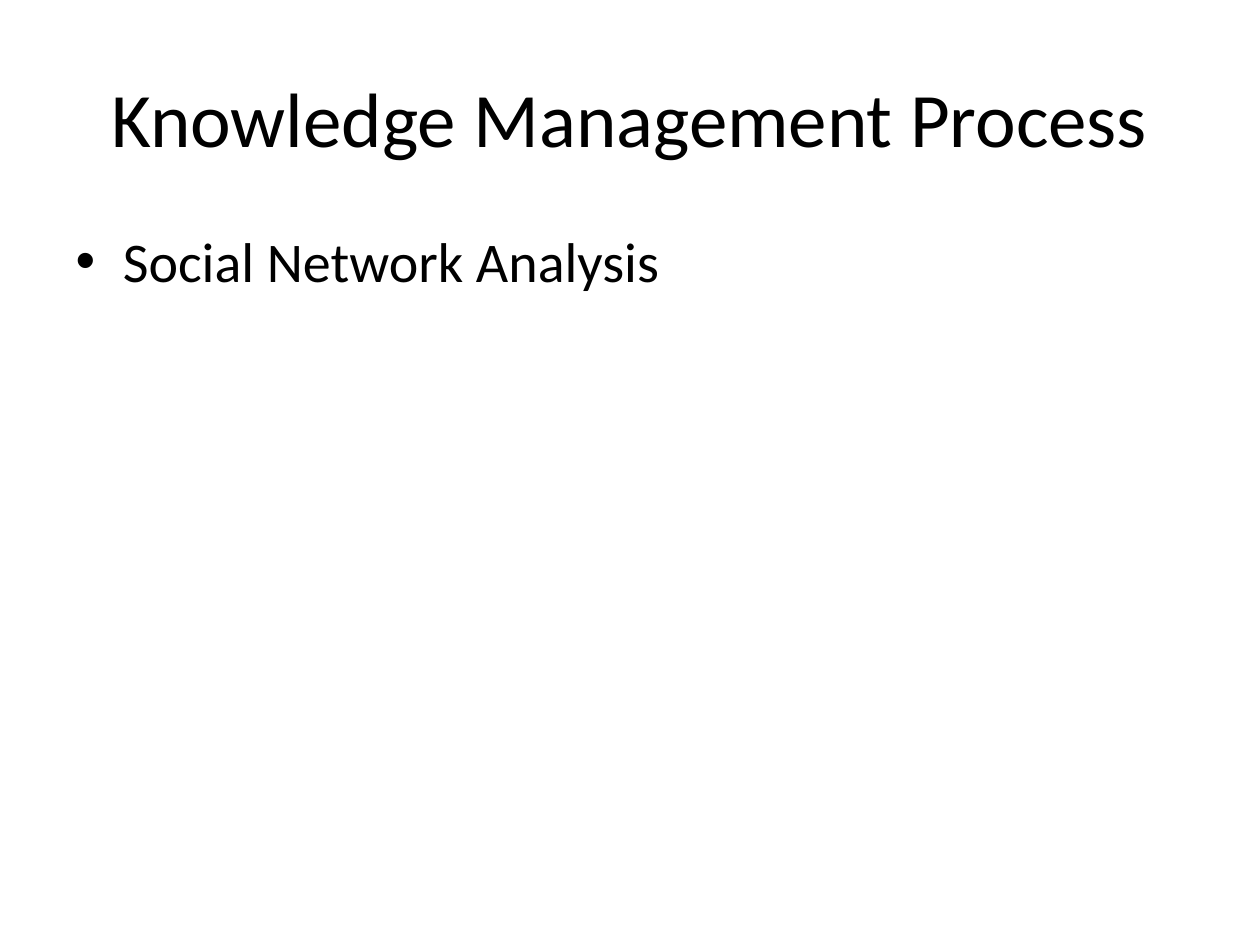
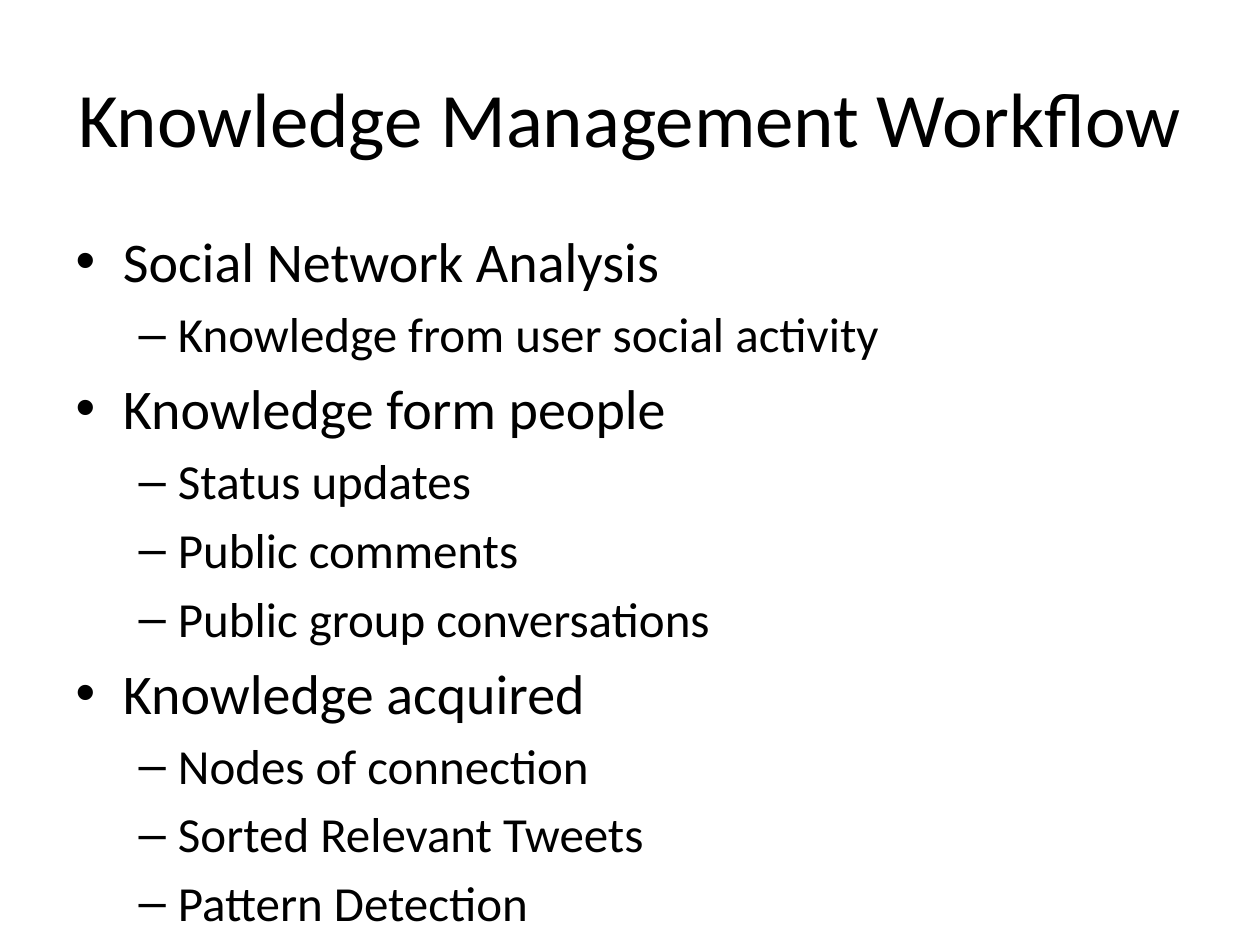
Before and after one commit to isurup/kalle-martin-group, a slide deck: slide 2 of SSE3/MartinPresentation/project extra slides.pptx (slide 3 before the commit). Drawn at 1260x945 pixels with LibreOffice and Linux fonts; fonts in the diff are those of the drawing. Boxes give left, top, right and bottom in pixels: in the first picture for what was removed or moved away, otherwise in the second. Text is boxed around its words. In the diff, an @@ line names an element or a change of style, - is before the commit and + after.

```diff
--- a/SSE3/MartinPresentation/project extra slides.pptx
+++ b/SSE3/MartinPresentation/project extra slides.pptx
@@ title at [78,93,1181,161]: text changed @@
-Knowledge Management Process
+Knowledge Management Workflow
@@ text at [123,318,878,922]: paragraphs added @@
+  – Knowledge from user social activity
+• Knowledge form people
+  – Status updates
+  – Public comments
+  – Public group conversations
+• Knowledge acquired
+  – Nodes of connection
+  – Sorted Relevant Tweets
+  – Pattern Detection
```
Also in this commit, not shown: 1 other slide changed, 2 slides added, 1 slide removed, 1 other file.
